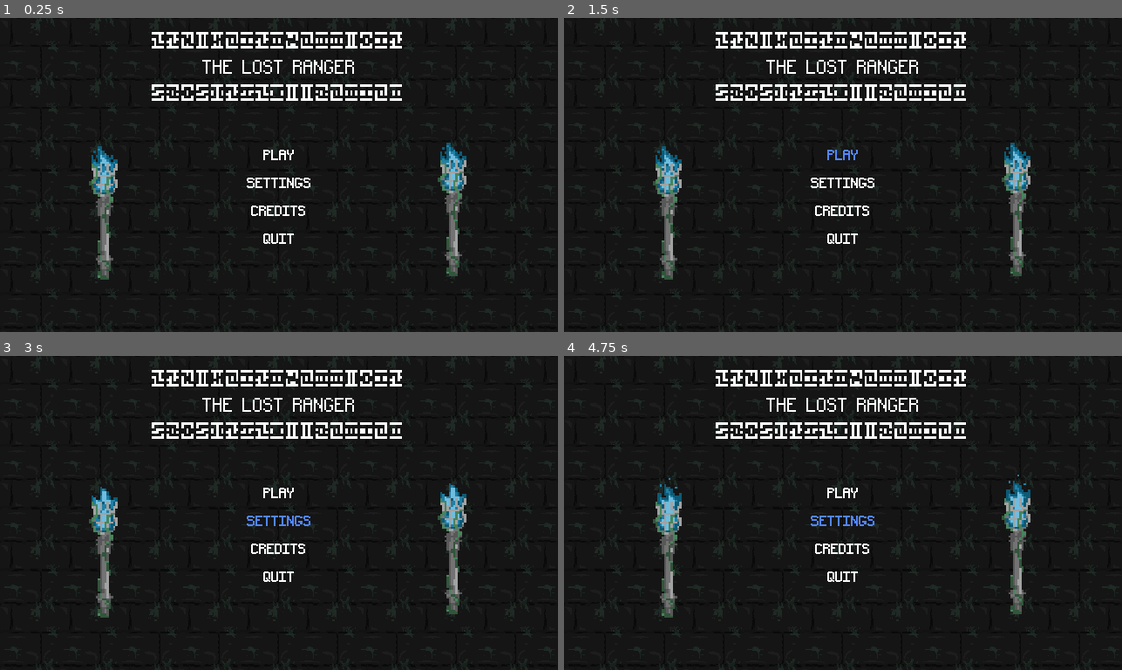
Above: before the commit, frames 1-4 (two rows, left to right).
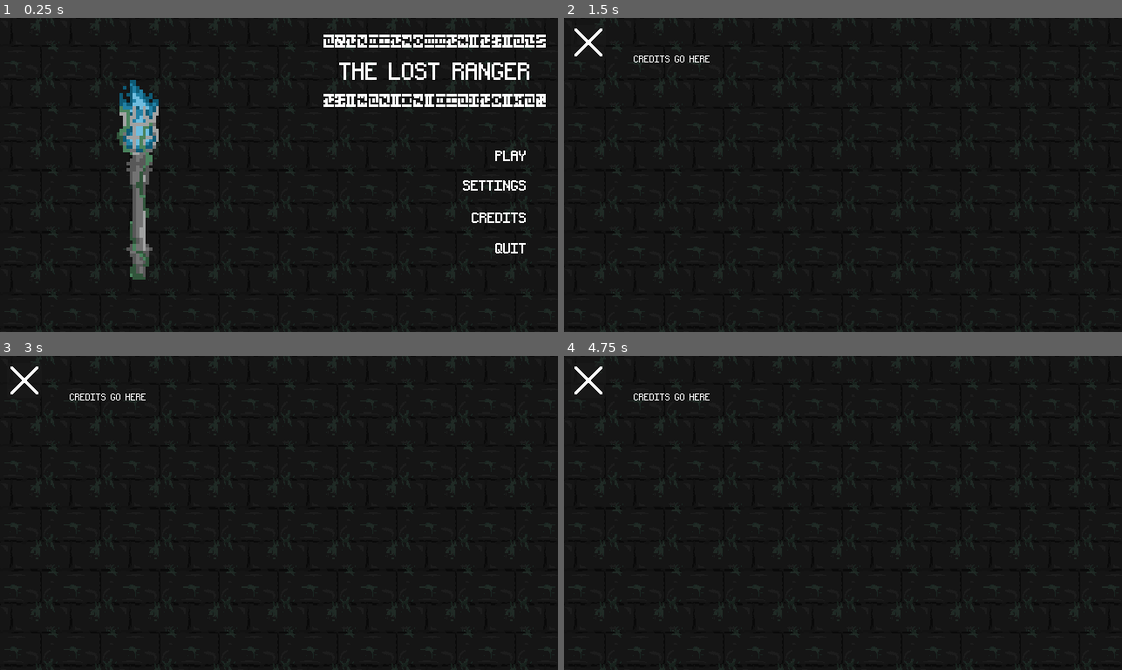
Above: after the commit, the same moments.

Repository: Neclusive/TheLostRanger
Game: Godot game, scene res://scenes/menus/menu.tscn
Same seed, same stepped clock (60 frames per second), same inputs: the game is played once before the commit and once after it.
Inputs (mouse positions are in pixels of both pictures, inside the frame that each line leads up to):
- Up to frame 1 (0.25 s): no input
- Up to frame 2 (1.5 s): click "CREDITS" at 0.5 s; click (843, 153) at 1.25 s, where only the run before the commit has a clickable "PLAY"
- Up to frame 3 (3 s): click (279, 491) at 2 s, where only the run before the commit has a clickable "PLAY"; click (279, 519) at 2.75 s, where only the run before the commit has a clickable "SETTINGS"
- Up to frame 4 (4.75 s): hold Right (ui_right) 3.53-4.28 s; hold Down (ui_down) from 4.28 s (still down)

The runs differ from the first frame. In frame 1, 11% of the frame differs, in the area x 15-98%, y 4-84%; in frame 2, 5.5%; in frame 3, 5.5%; in frame 4, 5.6%.

Commit message:
added credits scene and fixed music reseting between scenes

Diff:
--- a/game/project.godot
+++ b/game/project.godot
@@ -17,6 +17,10 @@
 boot_splash/show_image=false
 boot_splash/fullsize=false
 boot_splash/use_filter=false
+
+[autoload]
+
+Music="*res://scenes/menus/music.tscn"
 
 [display]
 
--- /dev/null
+++ b/game/scenes/menus/close_credits.gd
@@ -0,0 +1,4 @@
+extends Button
+
+func _on_pressed() -> void:
+	get_tree().change_scene_to_file("res://scenes/menus/menu.tscn")
--- /dev/null
+++ b/game/scenes/menus/credits.tscn
@@ -0,0 +1,50 @@
+[gd_scene load_steps=7 format=3 uid="uid://cbjmm6i6eavnr"]
+
+[ext_resource type="Texture2D" uid="uid://dgtdfbtbhrgwh" path="res://graphics/tiles/first dungeon(gloomy)/brickwall_green.png" id="1_iiqlc"]
+[ext_resource type="Texture2D" uid="uid://b2qkkryukuvul" path="res://graphics/menu_bg_grad.tres" id="2_b2mra"]
+[ext_resource type="Texture2D" uid="uid://4aqcns1nmut7" path="res://graphics/icons/x.png" id="3_b2mra"]
+[ext_resource type="Script" uid="uid://h1snku7t6eac" path="res://scenes/menus/close_credits.gd" id="4_yrcfj"]
+
+[sub_resource type="GDScript" id="GDScript_yrcfj"]
+script/source = "extends Node2D
+
+func _ready():
+	Music.play_menu_music()
+"
+
+[sub_resource type="StyleBoxEmpty" id="StyleBoxEmpty_yrcfj"]
+
+[node name="Credits" type="Node2D"]
+texture_repeat = 2
+script = SubResource("GDScript_yrcfj")
+
+[node name="bg" type="Sprite2D" parent="."]
+texture_repeat = 2
+position = Vector2(320, 180)
+scale = Vector2(1.0625, 1.11111)
+texture = ExtResource("1_iiqlc")
+region_enabled = true
+region_rect = Rect2(0, 0, 640, 360)
+
+[node name="bg_gradient" type="Sprite2D" parent="."]
+position = Vector2(320, 180)
+scale = Vector2(2.5, 360)
+texture = ExtResource("2_b2mra")
+
+[node name="credits" type="RichTextLabel" parent="."]
+offset_left = 80.0
+offset_top = 40.0
+offset_right = 560.0
+offset_bottom = 320.0
+text = "Credits go here"
+
+[node name="close" type="Button" parent="."]
+offset_left = 8.0
+offset_top = 8.0
+offset_right = 48.0
+offset_bottom = 48.0
+theme_override_styles/focus = SubResource("StyleBoxEmpty_yrcfj")
+icon = ExtResource("3_b2mra")
+script = ExtResource("4_yrcfj")
+
+[connection signal="pressed" from="close" to="close" method="_on_pressed"]
--- a/game/scenes/menus/menu.tscn
+++ b/game/scenes/menus/menu.tscn
@@ -1,11 +1,20 @@
-[gd_scene load_steps=16 format=3 uid="uid://diieidytcvpij"]
+[gd_scene load_steps=17 format=3 uid="uid://diieidytcvpij"]
 
 [ext_resource type="Texture2D" uid="uid://dgtdfbtbhrgwh" path="res://graphics/tiles/first dungeon(gloomy)/brickwall_green.png" id="1_bt0g6"]
 [ext_resource type="Texture2D" uid="uid://b2qkkryukuvul" path="res://graphics/menu_bg_grad.tres" id="1_sf4ia"]
 [ext_resource type="Texture2D" uid="uid://d0hwk8o4iv6gq" path="res://graphics/Logo/torch_spritesheet.png" id="2_bt0g6"]
 [ext_resource type="Script" uid="uid://b0y7u3m1xgc2o" path="res://scenes/menus/torch.gd" id="3_f4dmw"]
-[ext_resource type="AudioStream" uid="uid://cekfynrosa5nf" path="res://music/Days of Yore.mp3" id="4_7yii3"]
 [ext_resource type="FontFile" uid="uid://dstjyeo236oq3" path="res://fonts/Runes.ttf" id="5_rdq0w"]
+[ext_resource type="Script" uid="uid://bhrwdv23t1vou" path="res://scenes/menus/open_credits.gd" id="6_f4dmw"]
+
+[sub_resource type="GDScript" id="GDScript_bt0g6"]
+script/source = "extends Node2D
+
+
+# Called when the node enters the scene tree for the first time.
+func _ready():
+	Music.play_menu_music()
+"
 
 [sub_resource type="AtlasTexture" id="AtlasTexture_g3eks"]
 atlas = ExtResource("2_bt0g6")
@@ -67,6 +76,7 @@
 "
 
 [node name="Menu" type="Node2D"]
+script = SubResource("GDScript_bt0g6")
 
 [node name="bg" type="Sprite2D" parent="."]
 texture_repeat = 2
@@ -82,32 +92,20 @@
 texture = ExtResource("1_sf4ia")
 
 [node name="torch" type="AnimatedSprite2D" parent="."]
-position = Vector2(120, 220)
-scale = Vector2(2.5, 2.5)
+position = Vector2(160, 180)
+scale = Vector2(3.75, 3.76562)
 sprite_frames = SubResource("SpriteFrames_ufwb2")
 animation = &"fire"
 script = ExtResource("3_f4dmw")
 
-[node name="torch2" type="AnimatedSprite2D" parent="."]
-position = Vector2(520, 216)
-scale = Vector2(2.5, 2.5)
-sprite_frames = SubResource("SpriteFrames_ufwb2")
-animation = &"fire"
-script = ExtResource("3_f4dmw")
-
-[node name="menu_music" type="AudioStreamPlayer2D" parent="."]
-stream = ExtResource("4_7yii3")
-volume_db = 5.0
-autoplay = true
-parameters/looping = true
-
 [node name="menu_options" type="Node2D" parent="."]
-position = Vector2(260, 140)
+position = Vector2(488, 140)
 
 [node name="play" type="Button" parent="menu_options"]
 texture_filter = 1
+offset_top = 4.0
 offset_right = 120.0
-offset_bottom = 32.0
+offset_bottom = 30.0
 theme_override_colors/font_hover_pressed_color = Color(0.31982, 0.527251, 1, 1)
 theme_override_colors/font_hover_color = Color(0.31982, 0.527251, 1, 1)
 theme_override_colors/font_color = Color(1, 1, 1, 1)
@@ -116,10 +114,11 @@
 theme_override_styles/focus = SubResource("StyleBoxEmpty_mhnvy")
 text = "PLAY"
 flat = true
+alignment = 2
 
 [node name="settings" type="Button" parent="menu_options"]
 texture_filter = 1
-offset_top = 32.0
+offset_top = 38.0
 offset_right = 118.0
 offset_bottom = 64.0
 scale = Vector2(1.01798, 1)
@@ -131,12 +130,13 @@
 theme_override_styles/focus = SubResource("StyleBoxEmpty_mhnvy")
 text = "SETTINGS"
 flat = true
+alignment = 2
 
 [node name="credits" type="Button" parent="menu_options"]
 texture_filter = 1
-offset_top = 64.0
+offset_top = 75.0
 offset_right = 120.0
-offset_bottom = 96.0
+offset_bottom = 101.0
 theme_override_colors/font_hover_pressed_color = Color(0.31982, 0.527251, 1, 1)
 theme_override_colors/font_hover_color = Color(0.31982, 0.527251, 1, 1)
 theme_override_colors/font_color = Color(1, 1, 1, 1)
@@ -145,12 +145,14 @@
 theme_override_styles/focus = SubResource("StyleBoxEmpty_mhnvy")
 text = "CREDITS"
 flat = true
+alignment = 2
+script = ExtResource("6_f4dmw")
 
 [node name="quit" type="Button" parent="menu_options"]
 texture_filter = 1
-offset_top = 96.0
+offset_top = 110.0
 offset_right = 120.0
-offset_bottom = 128.0
+offset_bottom = 136.0
 theme_override_colors/font_hover_pressed_color = Color(0.31982, 0.527251, 1, 1)
 theme_override_colors/font_hover_color = Color(0.31982, 0.527251, 1, 1)
 theme_override_colors/font_color = Color(1, 1, 1, 1)
@@ -159,14 +161,16 @@
 theme_override_styles/focus = SubResource("StyleBoxEmpty_mhnvy")
 text = "QUIT"
 flat = true
+alignment = 2
 script = SubResource("GDScript_ouk20")
 
 [node name="title" type="Label" parent="."]
-offset_top = -12.0
-offset_right = 640.0
-offset_bottom = 120.0
+offset_left = 380.0
+offset_top = 40.0
+offset_right = 620.0
+offset_bottom = 79.0
 size_flags_vertical = 0
-theme_override_font_sizes/font_size = 32
+theme_override_font_sizes/font_size = 40
 text = "the lost ranger"
 horizontal_alignment = 1
 vertical_alignment = 1
@@ -177,15 +181,15 @@
 anchors_preset = 5
 anchor_left = 0.5
 anchor_right = 0.5
-offset_left = -320.0
-offset_top = 12.0
-offset_right = 129.0
-offset_bottom = 34.0
+offset_left = -160.0
+offset_top = -32.0
+offset_right = 65.0
+offset_bottom = -10.0
 grow_horizontal = 2
 scale = Vector2(1.424, 1.609)
 theme_override_fonts/font = ExtResource("5_rdq0w")
-theme_override_font_sizes/font_size = 32
-text = "bestgameofalltime"
+theme_override_font_sizes/font_size = 24
+text = "awesomefillertextabc"
 horizontal_alignment = 1
 uppercase = true
 
@@ -196,18 +200,18 @@
 anchor_top = 1.0
 anchor_right = 0.5
 anchor_bottom = 1.0
-offset_left = -320.0
-offset_top = -60.0
-offset_right = 129.0
-offset_bottom = -38.0
+offset_left = -160.0
+offset_top = -3.0
+offset_right = 65.0
+offset_bottom = 19.0
 grow_horizontal = 2
 grow_vertical = 0
 scale = Vector2(1.42417, 1.60864)
 theme_override_fonts/font = ExtResource("5_rdq0w")
-theme_override_font_sizes/font_size = 32
-text = "chickenbutthalmao"
+theme_override_font_sizes/font_size = 24
+text = "extrastuftomakeitgay"
 horizontal_alignment = 1
-vertical_alignment = 2
 uppercase = true
 
+[connection signal="pressed" from="menu_options/credits" to="menu_options/credits" method="_on_pressed"]
 [connection signal="pressed" from="menu_options/quit" to="menu_options/quit" method="_on_pressed"]
--- /dev/null
+++ b/game/scenes/menus/music.tscn
@@ -0,0 +1,25 @@
+[gd_scene load_steps=3 format=3 uid="uid://cmnv7qg4atd5f"]
+
+[ext_resource type="AudioStream" uid="uid://cekfynrosa5nf" path="res://music/Days of Yore.mp3" id="1_813s3"]
+
+[sub_resource type="GDScript" id="GDScript_813s3"]
+script/source = "extends AudioStreamPlayer
+
+const doy = preload(\"res://music/Days of Yore.mp3\")
+
+func _play_music(music: AudioStream, volume = 1):
+	if stream == music:
+		return
+
+	stream = doy
+	volume_db = volume
+	play()
+
+func play_menu_music():
+	_play_music(doy)
+"
+
+[node name="menu_music" type="AudioStreamPlayer"]
+stream = ExtResource("1_813s3")
+autoplay = true
+script = SubResource("GDScript_813s3")
--- /dev/null
+++ b/game/scenes/menus/open_credits.gd
@@ -0,0 +1,5 @@
+extends Button
+
+
+func _on_pressed() -> void:
+	get_tree().change_scene_to_file("res://scenes/menus/credits.tscn")
Binary file added: game/graphics/icons/x.png
Not shown, added: game/graphics/icons/x.png.import
Not shown, added: game/scenes/menus/close_credits.gd.uid
Not shown, added: game/scenes/menus/open_credits.gd.uid
Not shown, changed: TODO.txt
